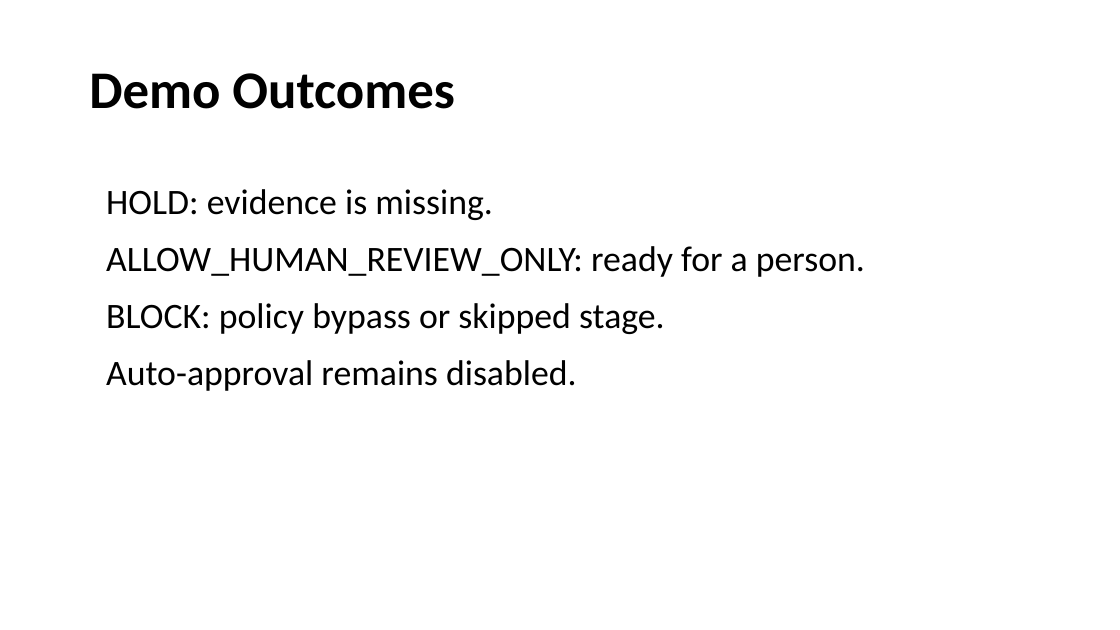
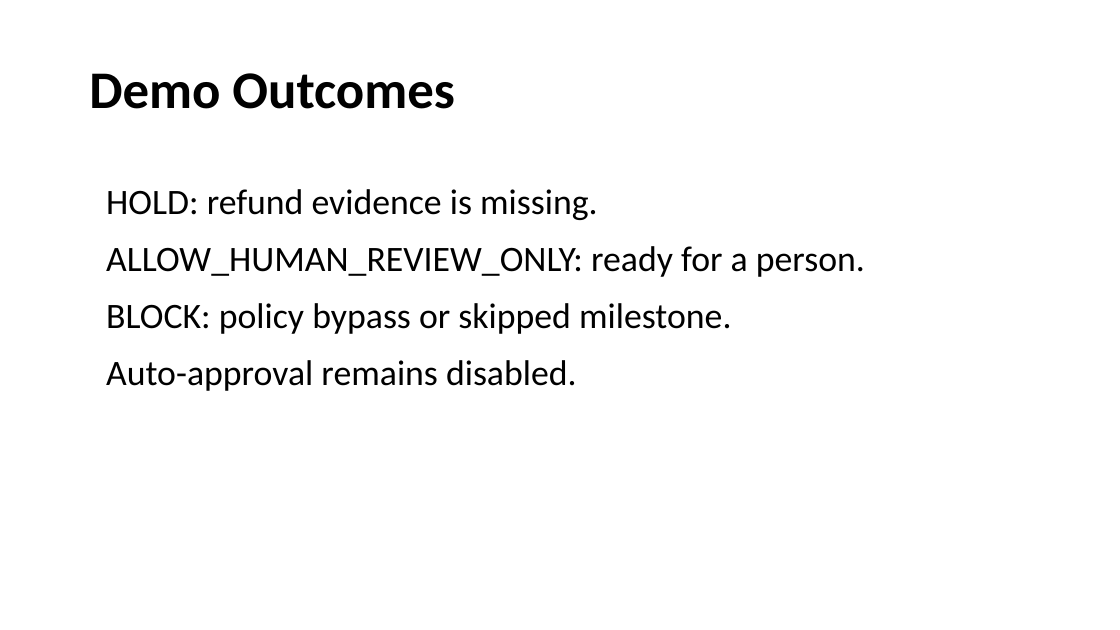
Before and after one commit to Isometric-Architect/caseproof-ai-agenthack, a slide deck: slide 4 of docs/CaseProof_AI_AgentHack_Deck_Draft.pptx. Drawn at 1120x630 pixels with LibreOffice and Linux fonts; fonts in the diff are those of the drawing. Boxes give left, top, right and bottom in pixels: in the first picture for what was removed or moved away, otherwise in the second. Text is boxed around its words. In the diff, an @@ line names an element or a change of style, - is before the commit and + after.

Commit message:
Sharpen Maestro refund case scenario

```diff
--- a/docs/CaseProof_AI_AgentHack_Deck_Draft.pptx
+++ b/docs/CaseProof_AI_AgentHack_Deck_Draft.pptx
@@ text at (106, 189, 598, 220): text changed @@
-HOLD: evidence is missing.
+HOLD: refund evidence is missing.
@@ text at (106, 303, 731, 334): text changed @@
-BLOCK: policy bypass or skipped stage.
+BLOCK: policy bypass or skipped milestone.
```
Also in this commit, not shown: 3 other slides changed, 38 other files.
